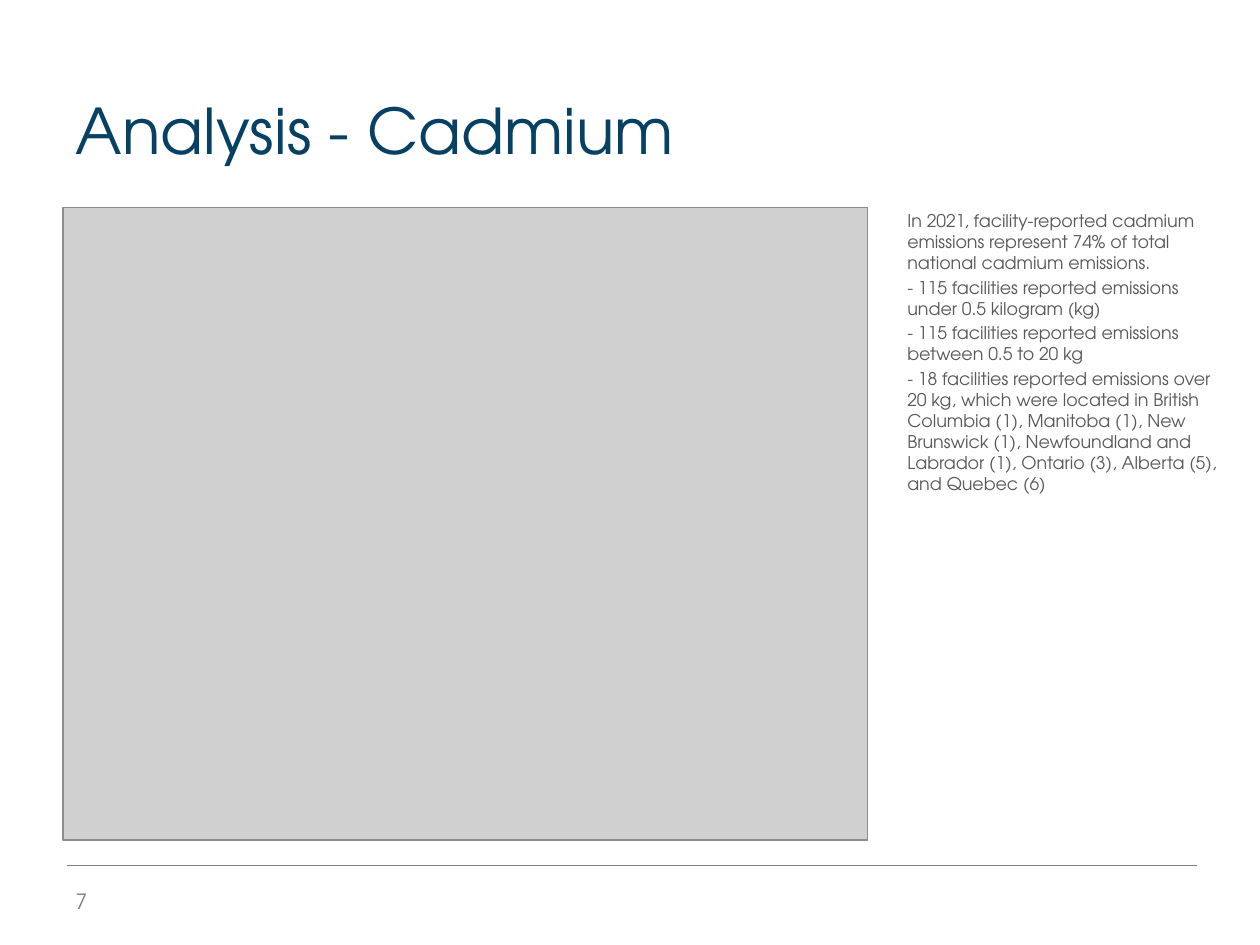
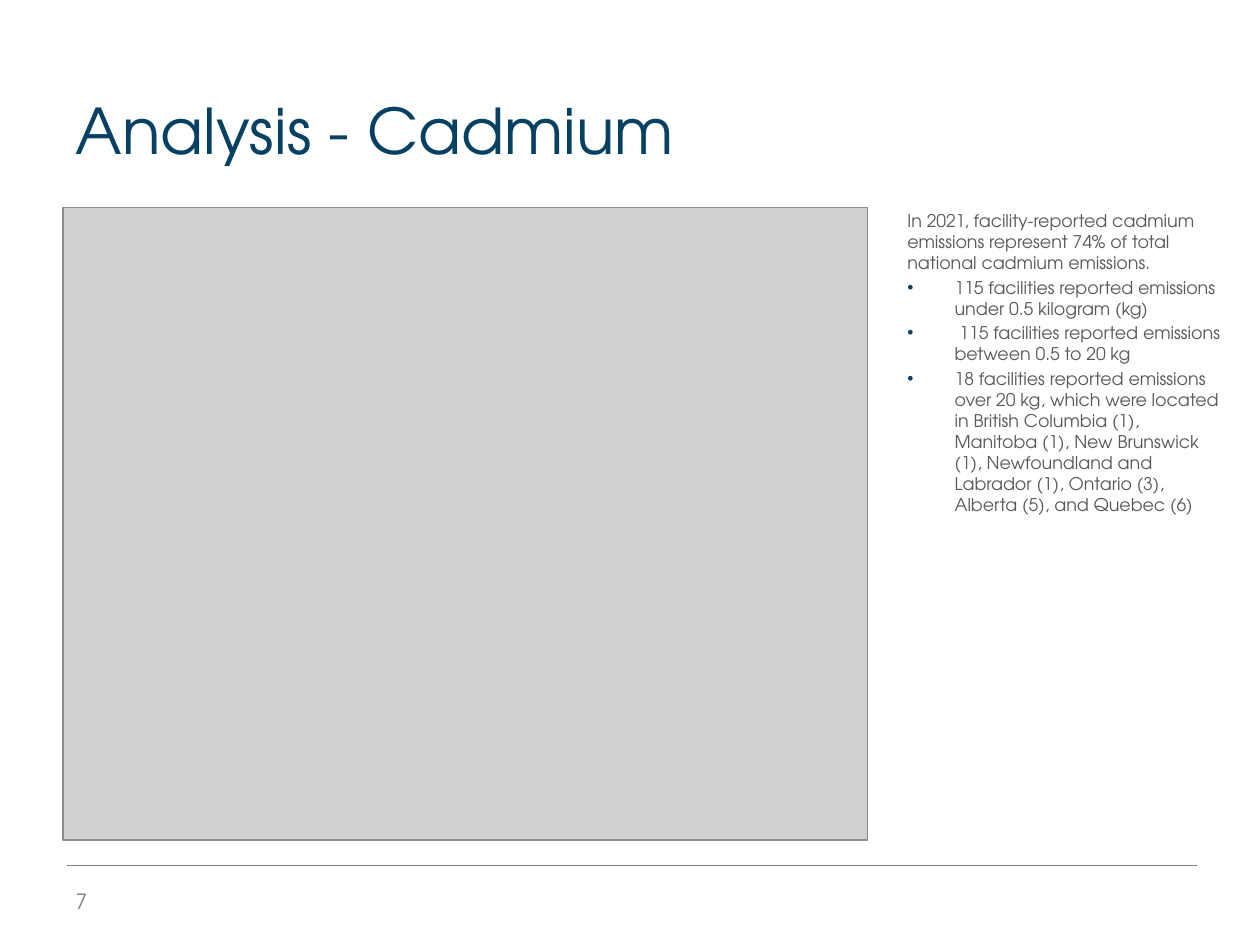
Before and after one commit to edimaudo/hackathon_coding_challenges, a slide deck: slide 7 of open_data_platform_hackathon/osdp_deck.pptx. Drawn at 1260x945 pixels with LibreOffice and Linux fonts; fonts in the diff are those of the drawing; grey boxes stand for pictures; background and template pictures are left out. Boxes give left, top, right and bottom in pixels: in the first picture for what was removed or moved away, otherwise in the second. Text is boxed around its words. In the diff, an @@ line names an element or a change of style, - is before the commit and + after.

Commit message:
Update osdp_deck.pptx
Added lead analysis

```diff
--- a/open_data_platform_hackathon/osdp_deck.pptx
+++ b/open_data_platform_hackathon/osdp_deck.pptx
@@ text at (955,281,1220,515): text changed @@
-- 115 facilities reported emissions under 0.5 kilogram (kg)
-- 115 facilities reported emissions between 0.5 to 20 kg
-- 18 facilities reported emissions over 20 kg, which were located in British Columbia (1), Manitoba (1), New Brunswick (1), Newfoundland and Labrador (1), Ontario (3), Alberta (5), and Quebec (6)
+• 115 facilities reported emissions under 0.5 kilogram (kg)
+• 115 facilities reported emissions between 0.5 to 20 kg
+• 18 facilities reported emissions over 20 kg, which were located in British Columbia (1), Manitoba (1), New Brunswick (1), Newfoundland and Labrador (1), Ontario (3), Alberta (5), and Quebec (6)
```
Also in this commit, not shown: 3 other slides changed.
